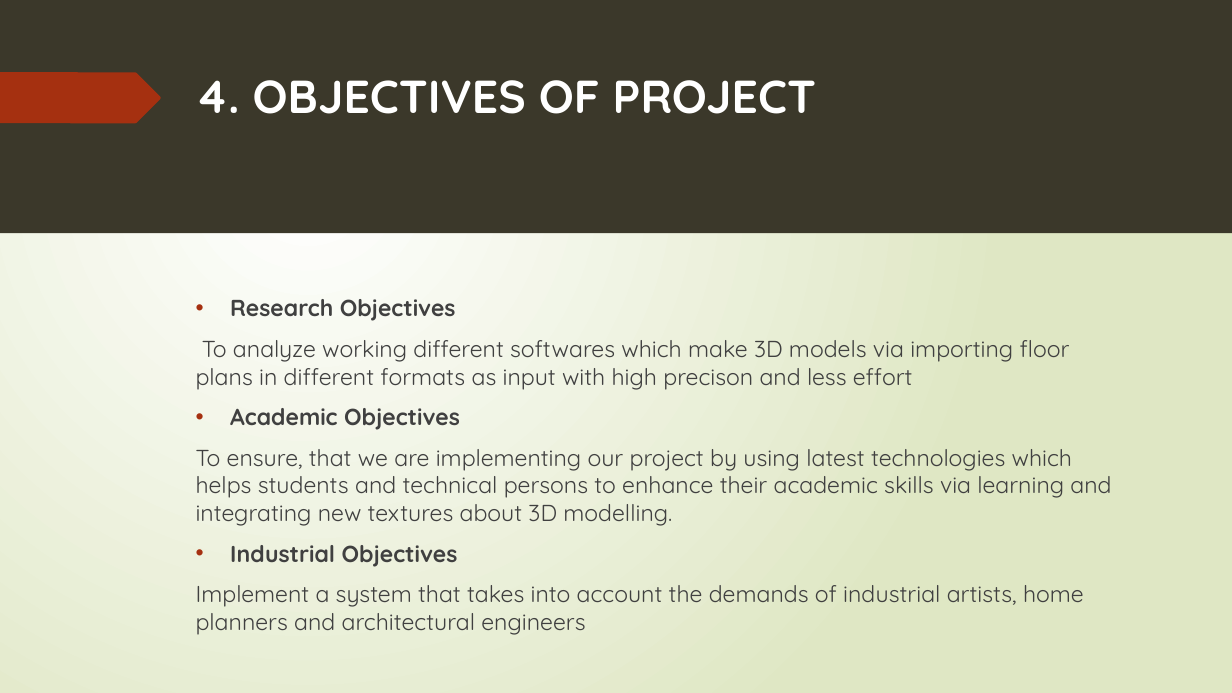
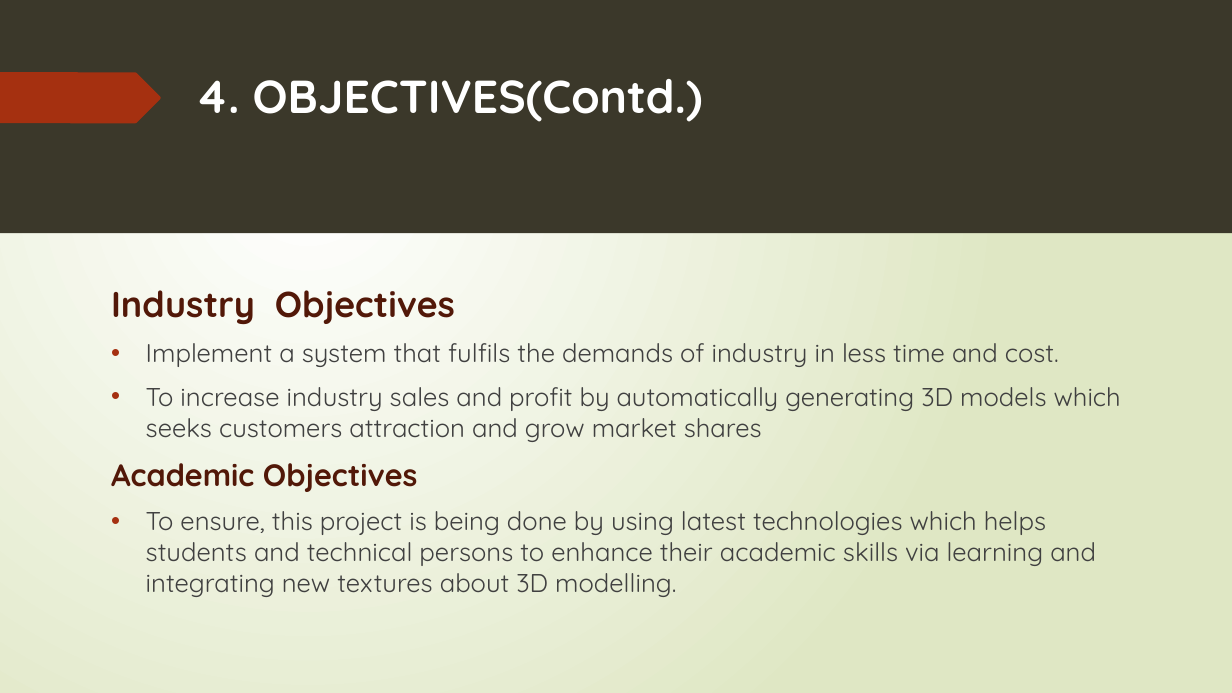
Before and after one commit to 15831944/2d-to-3d, a slide deck: slide 10 of Project slides.pptx (slide 8 before the commit). Drawn at 1232x693 pixels with LibreOffice and Linux fonts; fonts in the diff are those of the drawing. Boxes give left, top, right and bottom in pixels: in the first picture for what was removed or moved away, otherwise in the second. Text is boxed around its words. In the diff, an @@ line names an element or a change of style, - is before the commit and + after.

Commit message:
final project slides

```diff
--- a/Project slides.pptx
+++ b/Project slides.pptx
@@ title at (x1=196, y1=79, x2=703, y2=122): text changed @@
-4. OBJECTIVES OF PROJECT
+4. OBJECTIVES(Contd.)
@@ text "Industry Objectives" moved from (x1=196, y1=299, x2=1111, y2=635) to (x1=111, y1=290, x2=1121, y2=597) @@
@@ text at (x1=111, y1=290, x2=1121, y2=442): text changed; size 18 to 20 pt @@
-• Research Objectives
-To analyze working different softwares which make 3D models via importing floor plans in different formats as input with high precison and less effort
+Industry Objectives
+• Implement a system that fulfils the demands of industry in less time and cost.
+• To increase industry sales and proﬁt by automatically generating 3D models which seeks customers attraction and grow market shares
@@ text at (x1=111, y1=463, x2=418, y2=492): size 18 to 24 pt, text colour #404040 to #521808 in "Academic Objectives"; bullet • to none @@
@@ text at (x1=146, y1=511, x2=1096, y2=597): text changed; size 18 to 20 pt @@
-To ensure, that we are implementing our project by using latest technologies which helps students and technical persons to enhance their academic skills via learning and integrating new textures about 3D modelling.
-• Industrial Objectives
-Implement a system that takes into account the demands of industrial artists, home planners and architectural engineers
+• To ensure, this project is being done by using latest technologies which helps students and technical persons to enhance their academic skills via learning and integrating new textures about 3D modelling.
```
Also in this commit, not shown: 14 other slides changed, 3 slides added, 1 slide removed.
